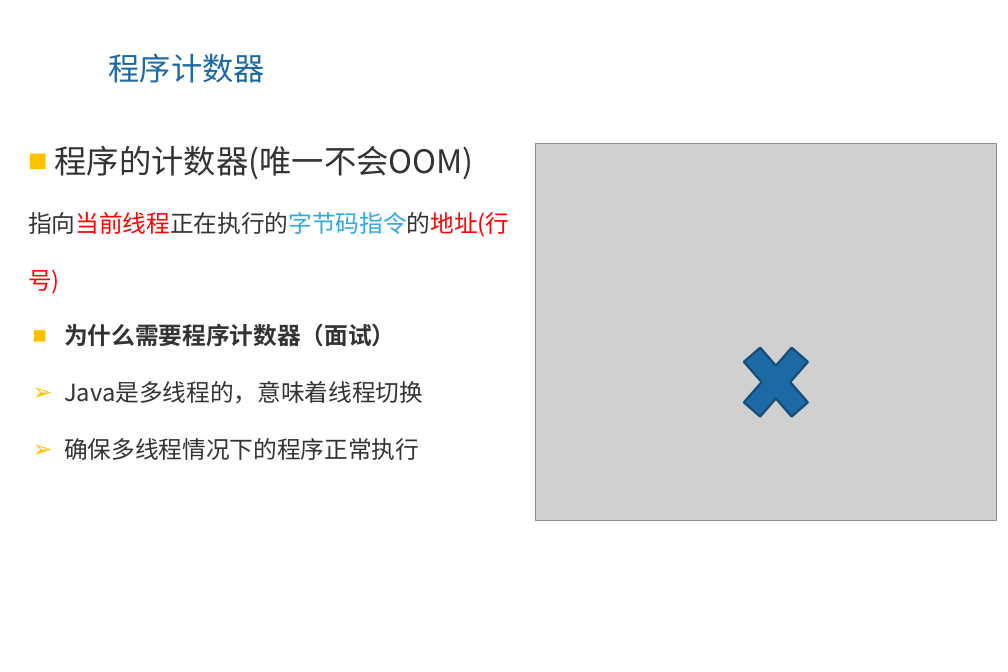
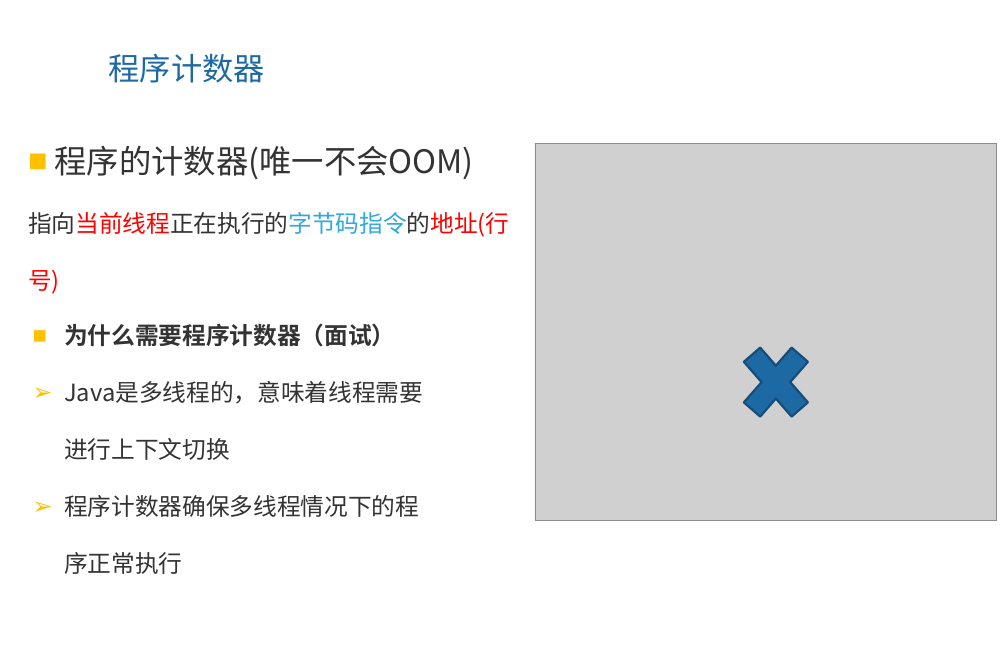
Before and after one commit to ZhangShenao/architect, a slide deck: slide 9 of architect/jvm/1、虚拟机的前世今生，深入理解JVM内存区域.pptx. Drawn at 1008x672 pixels with LibreOffice and Linux fonts; fonts in the diff are those of the drawing; grey boxes stand for pictures; background and template pictures are left out. Boxes give left, top, right and bottom in pixels: in the first picture for what was removed or moved away, otherwise in the second. Text is boxed around its words. In the diff, an @@ line names an element or a change of style, - is before the commit and + after.

```diff
--- a/architect/jvm/1、虚拟机的前世今生，深入理解JVM内存区域.pptx
+++ b/architect/jvm/1、虚拟机的前世今生，深入理解JVM内存区域.pptx
@@ text at <box>64,381,423,574</box>: text changed @@
-➢ Java是多线程的，意味着线程切换
-➢ 确保多线程情况下的程序正常执行
+➢ Java是多线程的，意味着线程需要进行上下文切换
+➢ 程序计数器确保多线程情况下的程序正常执行
```
Also in this commit, not shown: 5 other slides changed.
